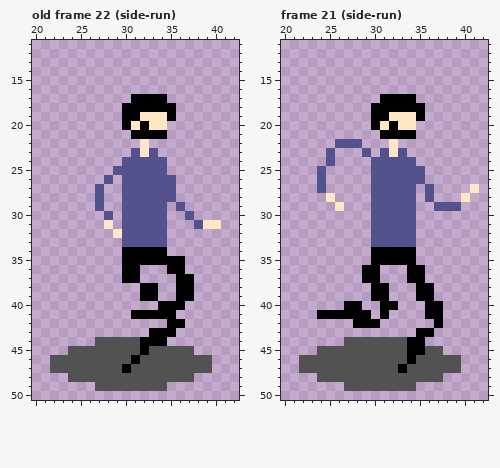
Pixel-art file: Concept/player.aseprite. Above is the file before it was changed.
64x64 pixels, 25 frames. Shown: old frame 22 (side-run): x 20..42, y 11..50; frame 21 (side-run): x 20..42, y 11..50. The commit also changed other frames, which this record leaves out.
After:
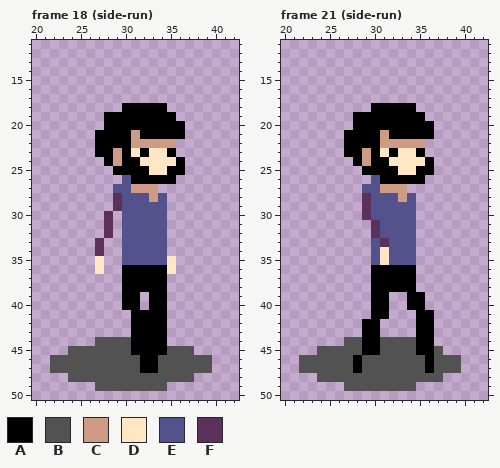
Palette (. is transparent): A #000000  B #525252  C #ce9c85  D #ffe7c5  E #53528c  F #5b315b
A new or re-ordered frame is compared with the old frame closest to it.
Difference:
layer "shadow" now hidden
layer "new shadow" added
layer "player" now hidden
layer "Layer 1" added
frames re-ordered
Frame 18 (side-run) against old frame 22 (side-run):
y 17: x 31..34 AAAA -> ....
y 18: x 35 A -> .
y 19: x 28..29 .. -> AA; x 32..34 DDD -> AAA
y 20: x 28..29 .. -> AA; x 31 D -> A; x 33..36 DD.. -> AAAA
y 21: x 27..31 ....A -> AAAAC; x 35..36 .. -> AA
y 22: x 27..35 .....D... -> AAAACCCCC
y 23: x 27..35 ....EDE.. -> AACADADDA
y 24: x 28..36 ..EEEEE.. -> ACAADDDDA
y 25: x 29..36 EEEEEE.. -> AAAADDAA
y 26: x 28 E -> .; x 31..35 EEEEE -> AAAAA
y 27: x 27 E -> .; x 29 . -> E; x 31..35 EEEEE -> CCC..
y 28: x 27 E -> .; x 29 . -> F; x 33 E -> C; x 35 E -> .
y 29: x 27 E -> .; x 29 . -> F; x 36 E -> .
y 30: x 28 E -> F; x 37 E -> .
y 31: x 28 D -> F; x 38..40 EDD -> ...
y 32: x 28..29 .D -> F.
y 33: x 27 . -> F
y 34: x 27 . -> F; x 30..34 AAAAA -> EEEEE
y 35: x 27 . -> D; x 30..36 AAAAAAA -> EEEEED.
y 36: x 27 . -> D; x 32..36 ...AA -> AAAD.
y 37: x 32..34 ... -> AAA; x 36..37 AA -> ..
y 38: x 30..31 .. -> AA; x 34 . -> A; x 36..37 AA -> ..
y 39: x 30..32 ..A -> AA.; x 34 . -> A; x 36..37 AA -> ..
y 40: x 30..31 .. -> AA; x 33 . -> A; x 35..36 AA -> ..
y 41: x 35 A -> .
y 42: x 31..36 ....AA -> AAAA..
y 43: x 31..32 .. -> AA; x 35 A -> .
y 44: x 31 B -> A
y 45: x 31 B -> A; x 33..34 BB -> AA
y 46: x 31..33 ABB -> BAA
y 47: x 30 A -> B; x 32..33 BB -> AA
Frame 21 (side-run):
y 17: x 31..34 AAAA -> ....
y 18: x 35 A -> .
y 19: x 28..29 .. -> AA; x 32..34 DDD -> AAA
y 20: x 28..29 .. -> AA; x 31 D -> A; x 33..36 DD.. -> AAAA
y 21: x 27..31 ....A -> AAAAC; x 35..36 .. -> AA
y 22: x 26..35 EEE...D... -> .AAAACCCCC
y 23: x 25 E -> .; x 27..35 ..E.EDE.. -> AACADADDA
y 24: x 25 E -> .; x 28..36 ..EEEEE.. -> ACAADDDDA
y 25: x 24 E -> .; x 29..36 .EEEEEE. -> AAAADDAA
y 26: x 24 E -> .; x 31..35 EEEEE -> AAAAA
y 27: x 24 E -> .; x 29 . -> E; x 31..34 EEEE -> CCC.; x 36 E -> .; x 41 D -> .
y 28: x 25 D -> .; x 29 . -> F; x 33 E -> C; x 36 E -> .; x 40 D -> .
y 29: x 26 D -> .; x 29 . -> F; x 37..39 EEE -> ...
y 30: x 29 . -> F
y 31..32: x 30 E -> F
y 33: x 31 E -> F
y 34..35: x 30..34 AAAAA -> EDEEE
y 36..37: x 29 A -> .; x 31..33 ... -> AAA; x 35 A -> .
y 38: x 32..36 ...AA -> AAA..
y 39: x 34 . -> A; x 36 A -> .
y 40: x 27..28 AA -> ..; x 30 . -> A; x 32 A -> .; x 34..37 ..AA -> AA..
y 41: x 24..30 AAAAAA. -> ......A; x 35 . -> A; x 37 A -> .
y 42: x 28 A -> .; x 35..37 ..A -> AA.
y 43: x 29..30 .. -> AA
y 44: x 29..30 BB -> AA; x 34 A -> B; x 36 . -> A
y 45: x 29..30 BB -> AA; x 34 A -> B; x 36 B -> A
y 46: x 28 B -> A; x 34 A -> B; x 36 B -> A
y 47: x 28 B -> A; x 33 A -> B; x 36 B -> A
Boxes around the changes in both pictures, in picture pixels (x1, y1, x2, y2):
changed: (95, 94, 221, 373)
changed: (317, 94, 479, 373)
